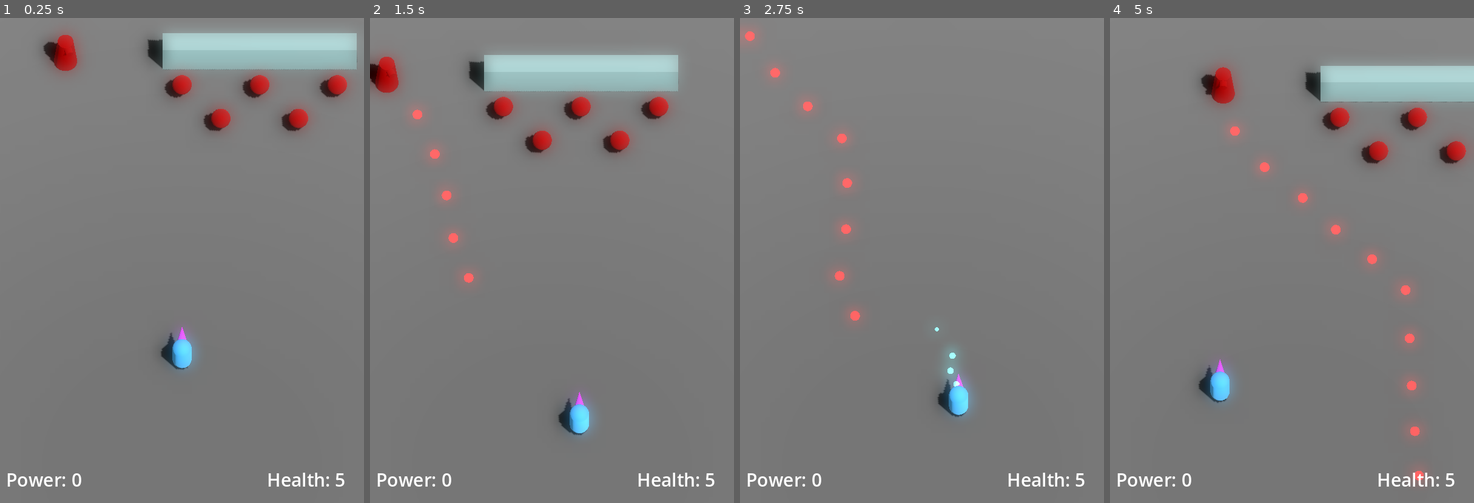
Above: before the commit, frames 1-4 (left to right).
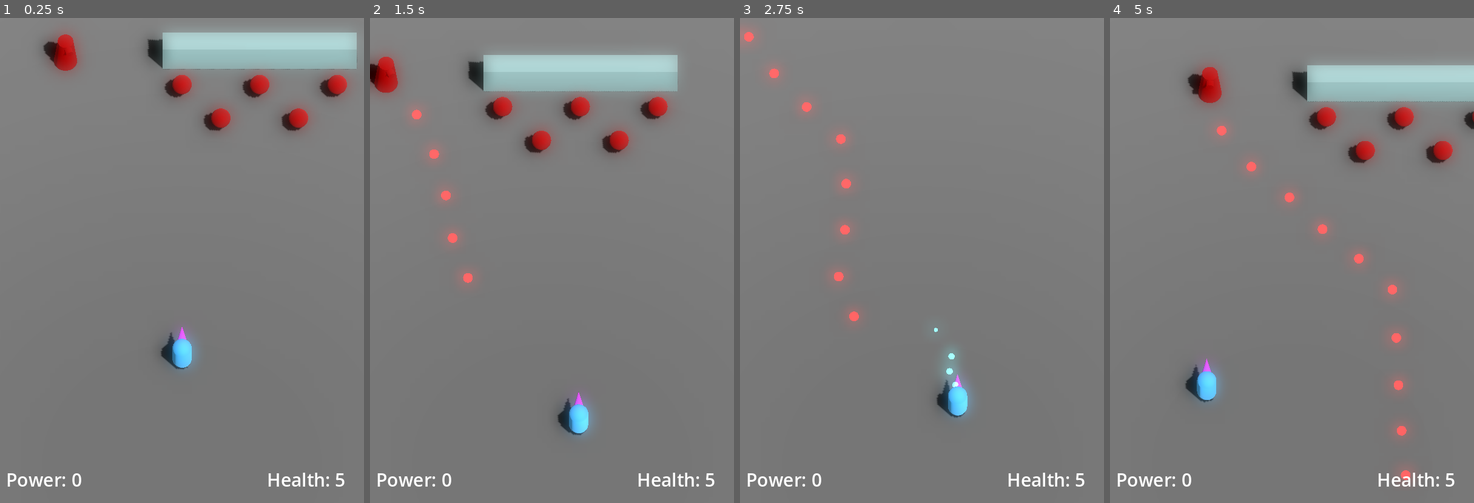
Above: after the commit, the same moments.

Repository: JackEvans24/bullet-absorb
Game: Godot game, scene res://scenes/main.tscn
The game is run twice, just before and just after one commit, with the same random seed, the same clock (stepped at 60 frames per second) and the same inputs.
Inputs:
- Up to frame 1 (0.25 s): no input
- Up to frame 2 (1.5 s): hold Right (move_right) 0.53-1.28 s; hold K (absorb) 0.53-1.28 s; hold Down (move_back) from 1.28 s (still down); tap J (fire) at 1.35 s
- Up to frame 3 (2.75 s): release Down (move_back) at 2.03 s; hold Right (move_right) from 2.03 s (still down); hold K (absorb) from 2.03 s (still down)
- Up to frame 4 (5 s): release Right (move_right) at 2.78 s; release K (absorb) at 2.78 s; hold Up (move_forward) 2.78-3.53 s; tap J (fire) at 2.85, 4.35 s; hold K (absorb) 3.53-4.28 s; hold Left (move_left) from 3.53 s (still down)

The runs differ from the first frame. In frame 1, 0.2% of the frame differs, in the area x 13-98%, y 3-73%; in frame 2, 0.4%; in frame 3, 0.2%; in frame 4, 4.8%, in the area x 20-100%, y 9-96%.

Commit message:
chore: tinker with camera values

Diff:
--- a/scenes/main.tscn
+++ b/scenes/main.tscn
@@ -80,8 +80,9 @@
 [node name="FollowPlayer" type="Node3D" parent="."]
 transform = Transform3D(1, 0, 0, 0, 1, 0, 0, 0, 1, 0, 1, 5)
 script = ExtResource("7_haer2")
-max_speed = 8.0
-dampening = 0.05
+max_speed = 3.0
+min_speed = 0.3
+dampening = 0.01
 
 [node name="PlayerCamera" type="Camera3D" parent="FollowPlayer"]
 transform = Transform3D(1, 0, 0, 0, 0.5, 0.866025, 0, -0.866025, 0.5, 0, 20, 8)
